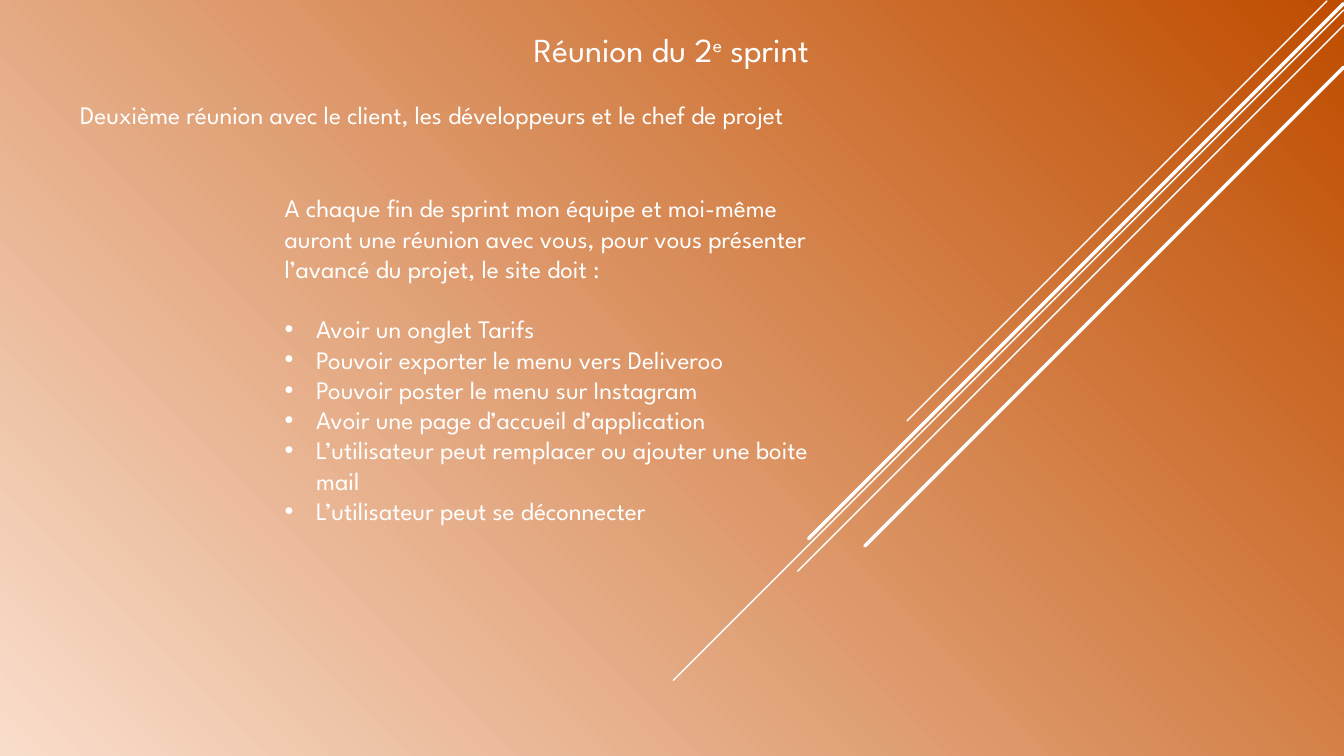
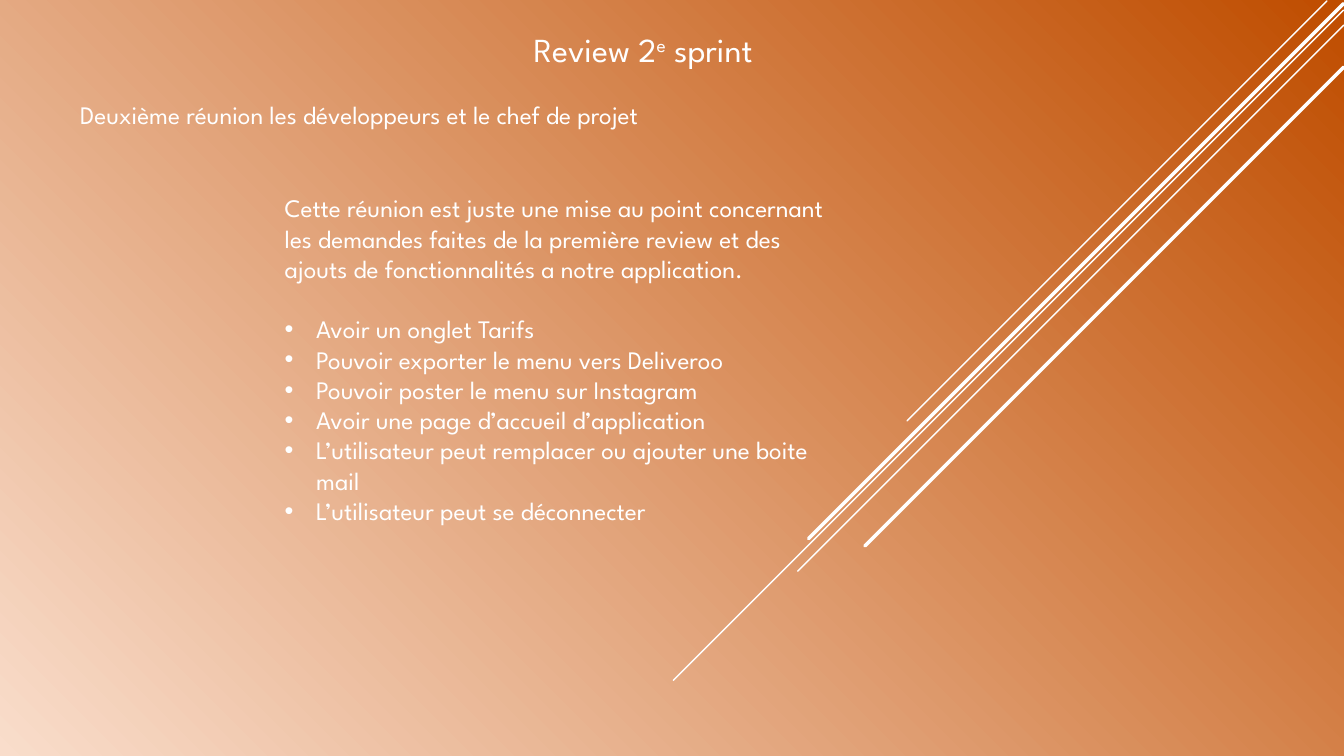
Before and after one commit to JordanKlashi/Projet-7, a slide deck: slide 12 of presentation/Présentation de la solution technique.pptx. Drawn at 1344x756 pixels with LibreOffice and Linux fonts; fonts in the diff are those of the drawing. Boxes give left, top, right and bottom in pixels: in the first picture for what was removed or moved away, otherwise in the second. Text is boxed around its words. In the diff, an @@ line names an element or a change of style, - is before the commit and + after.

Commit message:
edit projet
end projet

```diff
--- a/presentation/Présentation de la solution technique.pptx
+++ b/presentation/Présentation de la solution technique.pptx
@@ text at [534,39,752,69]: text changed @@
-Réunion du 2e sprint
+Review 2e sprint
@@ text at [80,106,638,130]: text changed @@
-Deuxième réunion avec le client, les développeurs et le chef de projet
+Deuxième réunion les développeurs et le chef de projet
@@ text at [285,200,823,284]: text changed @@
-A chaque fin de sprint mon équipe et moi-même auront une réunion avec vous, pour vous présenter l’avancé du projet, le site doit :
+Cette réunion est juste une mise au point concernant les demandes faites de la première review et des ajouts de fonctionnalités a notre application.
```
Also in this commit, not shown: 10 other slides changed, 3 slides added, 3 slides removed, 10 other files.
